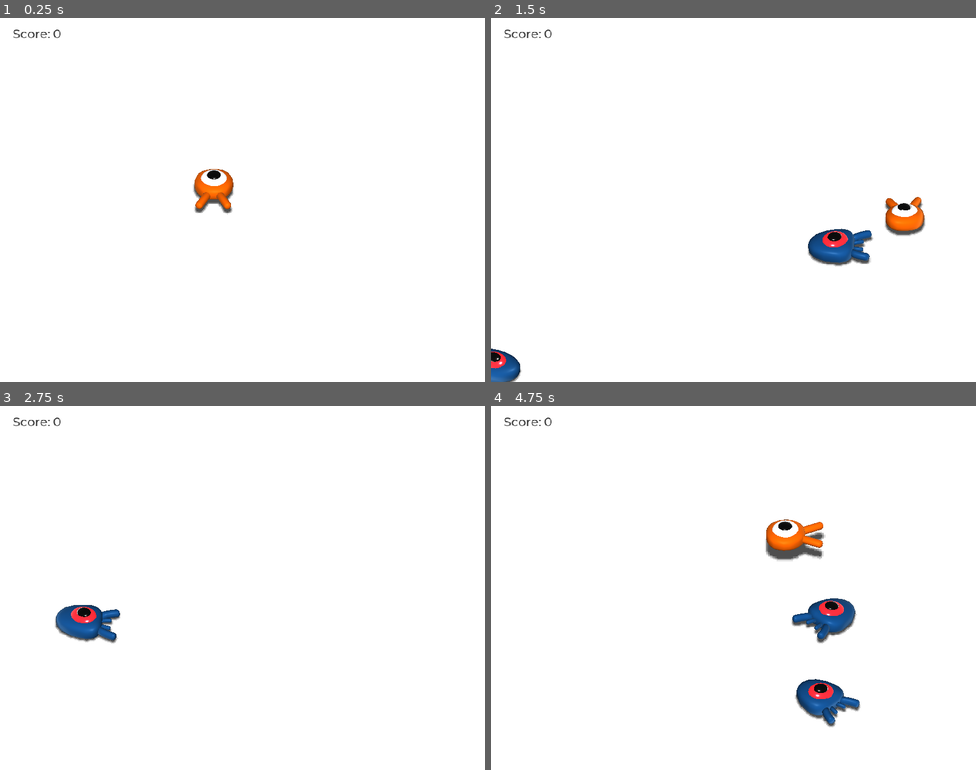
Above: before the commit, frames 1-4 (two rows, left to right).
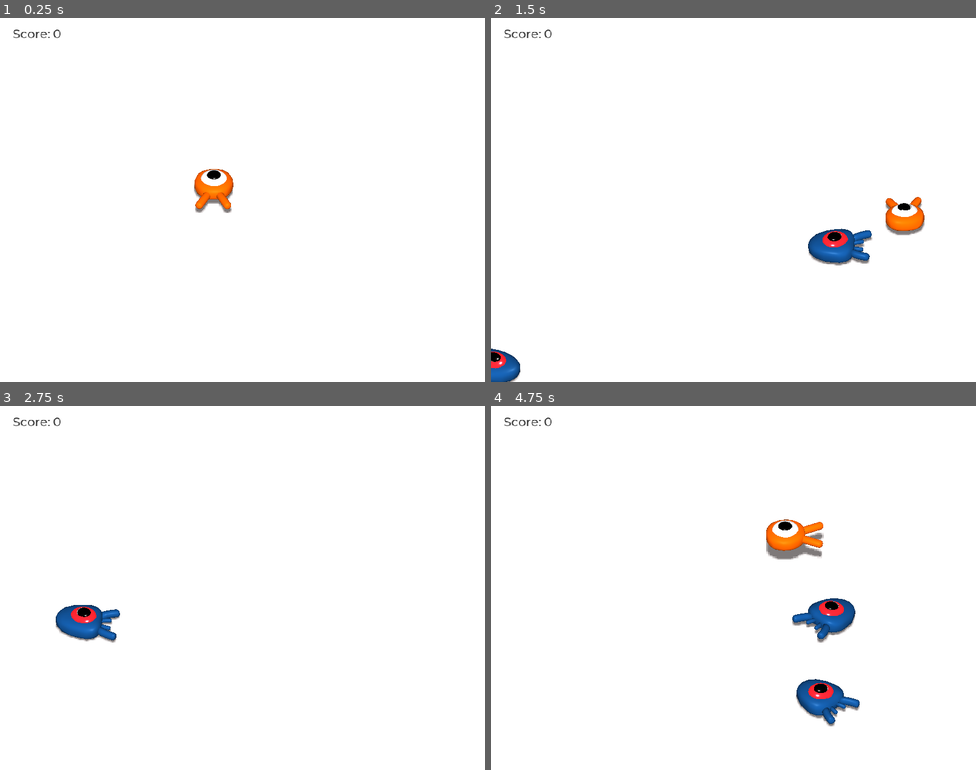
Above: after the commit, the same moments.

Repository: telmotrooper/squash-the-creeps
Game: Godot game, scene res://Main.tscn
The game is run twice, just before and just after one commit, with the same random seed, the same clock (stepped at 60 frames per second) and the same inputs.
Inputs:
- Up to frame 1 (0.25 s): no input
- Up to frame 2 (1.5 s): tap Enter (ui_accept) at 0.5 s; hold Right (move_right) 0.53-1.28 s; tap Space (jump) at 0.77 s; hold Down (move_back) from 1.28 s (still down)
- Up to frame 3 (2.75 s): tap Space (jump) at 1.52 s; release Down (move_back) at 2.03 s; hold Right (move_right) from 2.03 s (still down)
- Up to frame 4 (4.75 s): release Right (move_right) at 2.78 s; hold Up (move_forward) 2.78-3.53 s; tap Space (jump) at 3.02, 3.77, 4.52 s; hold Left (move_left) from 3.53 s (still down)

The runs differ from the first frame. In frame 1, 0.4% of the frame differs, in the area x 39-49%, y 41-54%; in frame 2, 0.7%; in frame 3, 0.2%; in frame 4, 1.1%, in the area x 56-77%, y 31-89%.

Commit message:
Finished course

Diff:
--- a/Main.tscn
+++ b/Main.tscn
@@ -1,10 +1,11 @@
-[gd_scene load_steps=11 format=2]
+[gd_scene load_steps=12 format=2]
 
 [ext_resource path="res://Player.tscn" type="PackedScene" id=1]
 [ext_resource path="res://Main.gd" type="Script" id=2]
 [ext_resource path="res://ui_theme.tres" type="Theme" id=3]
 [ext_resource path="res://ScoreLabel.gd" type="Script" id=4]
 [ext_resource path="res://art/House In a Forest Loop.ogg" type="AudioStream" id=5]
+[ext_resource path="res://default_env.tres" type="Environment" id=6]
 
 [sub_resource type="BoxShape" id=1]
 extents = Vector3( 30, 1, 30 )
@@ -126,5 +127,8 @@
 stream = ExtResource( 5 )
 autoplay = true
 
+[node name="WorldEnvironment" type="WorldEnvironment" parent="."]
+environment = ExtResource( 6 )
+
 [connection signal="hit" from="Player" to="." method="_on_Player_hit"]
 [connection signal="timeout" from="MobTimer" to="." method="_on_MobTimer_timeout"]
--- a/default_env.tres
+++ b/default_env.tres
@@ -1,3 +1,4 @@
 [gd_resource type="Environment" format=2]
 
 [resource]
+ambient_light_color = Color( 0.494118, 0.47451, 0.47451, 1 )
